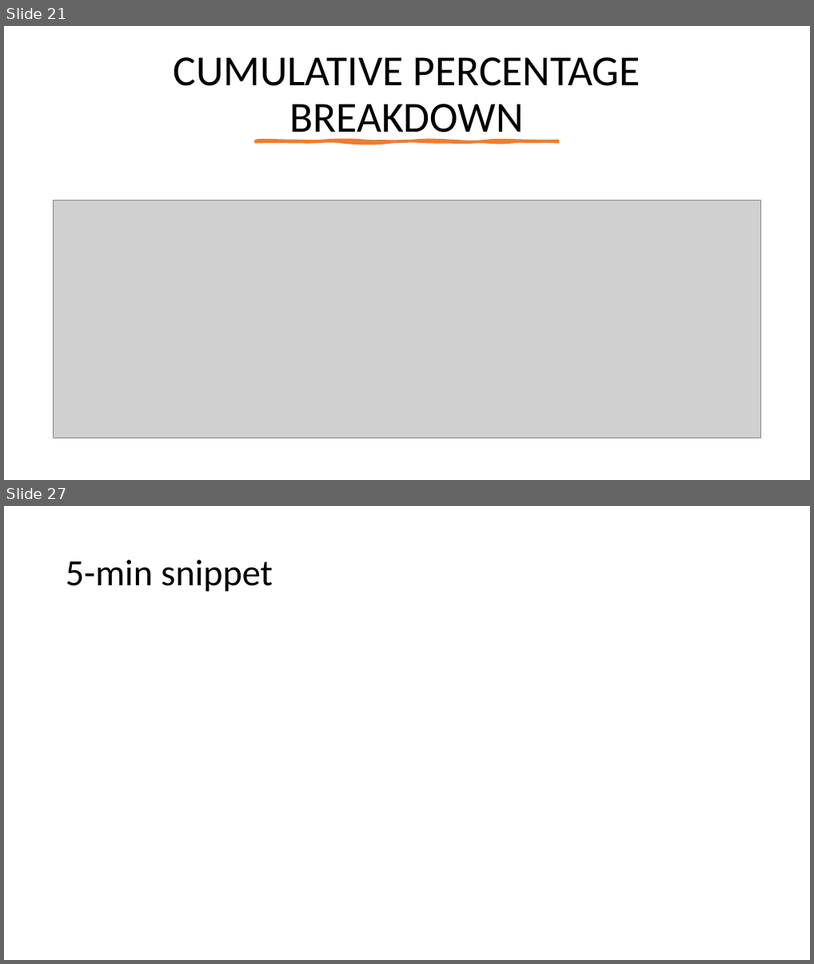
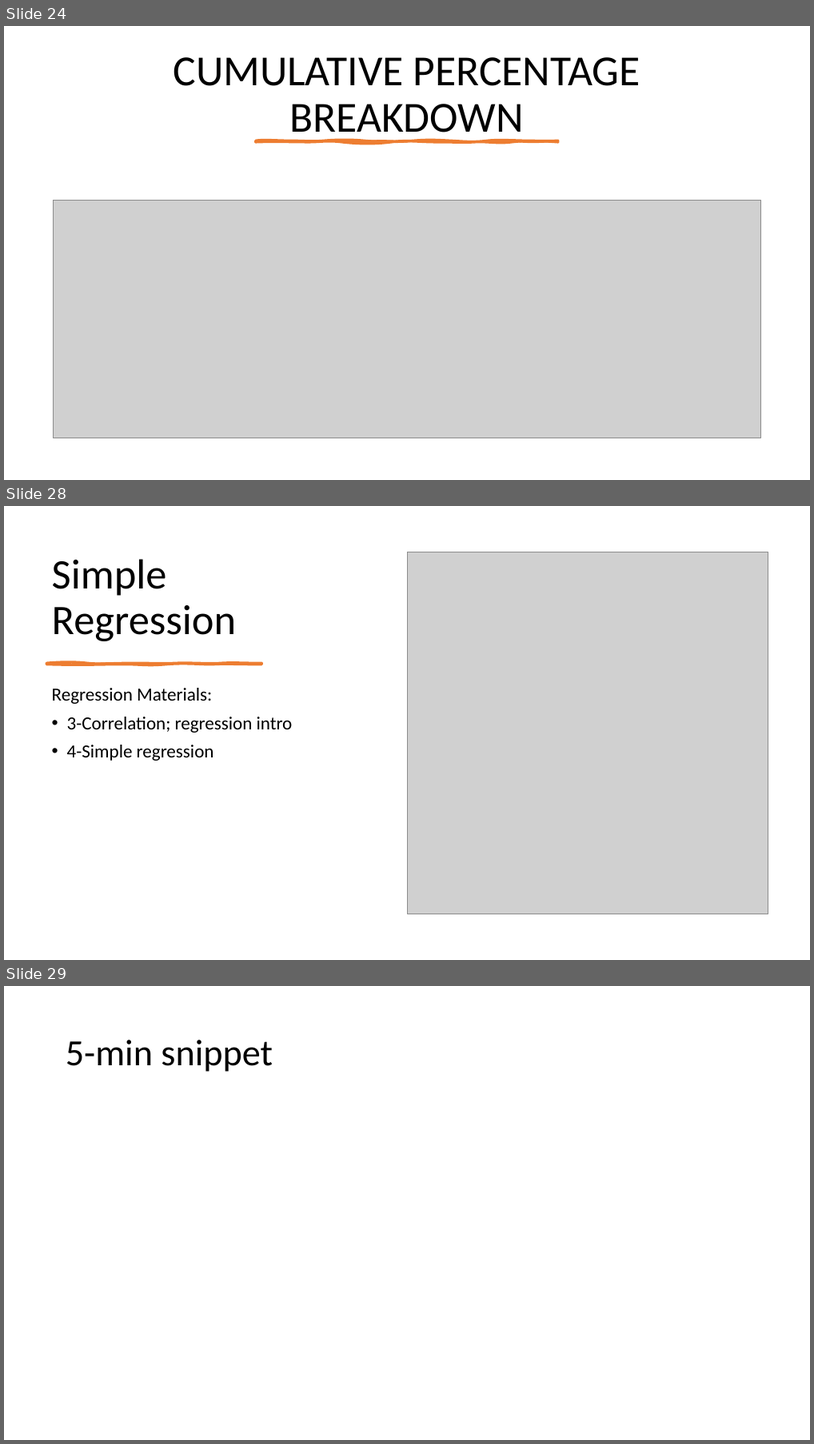
Before and after one commit to mikenguyen13/mar4050, a slide deck: lectures/11/2_Analysis and Interpretation Individual Variables Independently.pptx. Shown one above the other, each under a label of ours: slides 21 and 27 before the commit, slides 24, 28 and 29 after it; the slides between them are not shown. The pictures are 814x964 and 814x1444 pixels, drawn with LibreOffice and Linux fonts; fonts in the diff are those of the drawing; grey boxes stand for pictures. Boxes give left, top, right and bottom in pixels: in the first picture for what was removed or moved away, otherwise in the second. Text is boxed around its words. In the diff, an @@ line names an element or a change of style, - is before the commit and + after.

```diff
--- a/lectures/11/2_Analysis and Interpretation Individual Variables Independently.pptx
+++ b/lectures/11/2_Analysis and Interpretation Individual Variables Independently.pptx
@@ slide 28 added at (4,506,810,960), background #FFFFFF @@
@@ picture added at (407,552,769,914) @@
@@ title added at (52,559,236,641), 50 pt, text #000000 @@
+Simple Regression
@@ freeform shape added at (46,664,262,664), fill #ED7D31, outline #ED7D31 3 pt @@
@@ text added at (52,688,293,760), 22 pt, text #000000 @@
+Regression Materials:
+• 3-Correlation; regression intro
+• 4-Simple regression
@@ what was slide 21 is now slide 24 @@
@@ what was slide 27 is now slide 29 @@
```
Also in this commit, not shown: 6 slides changed, 3 other slides added, 2 slides removed, 15 other files.
